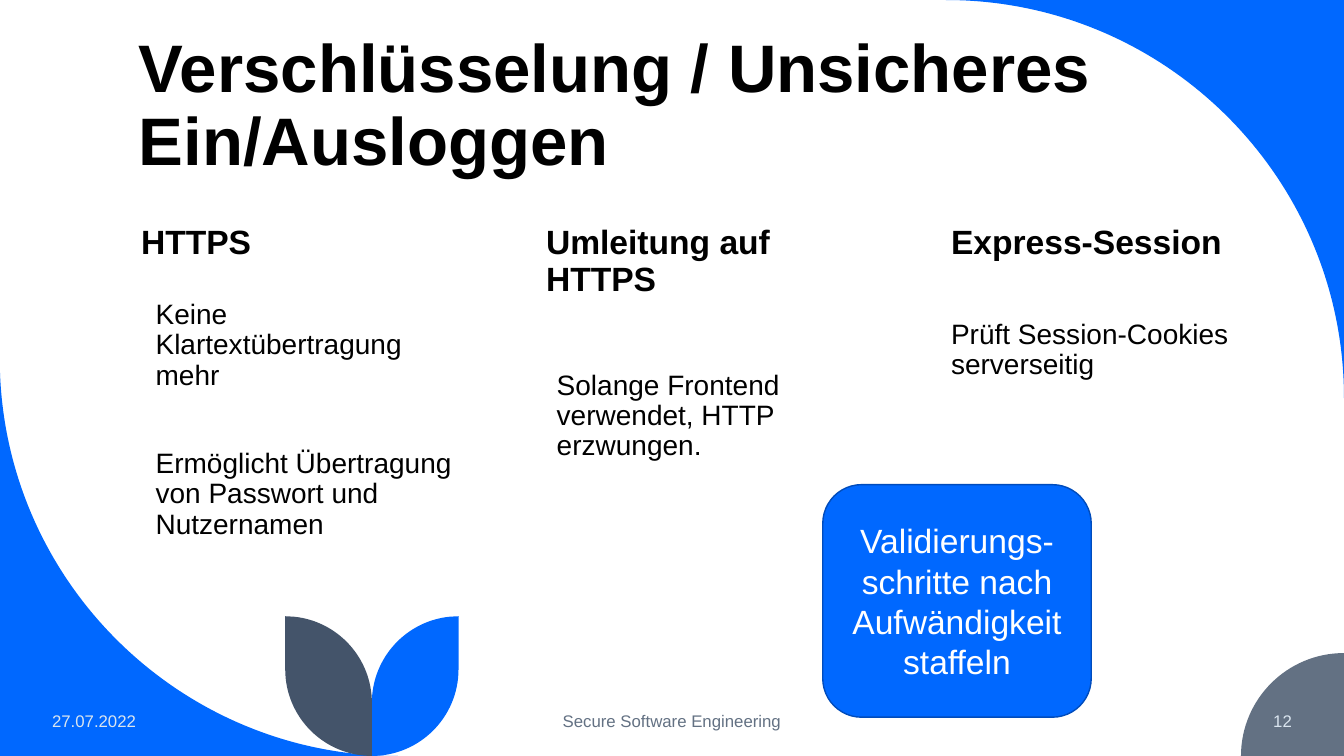
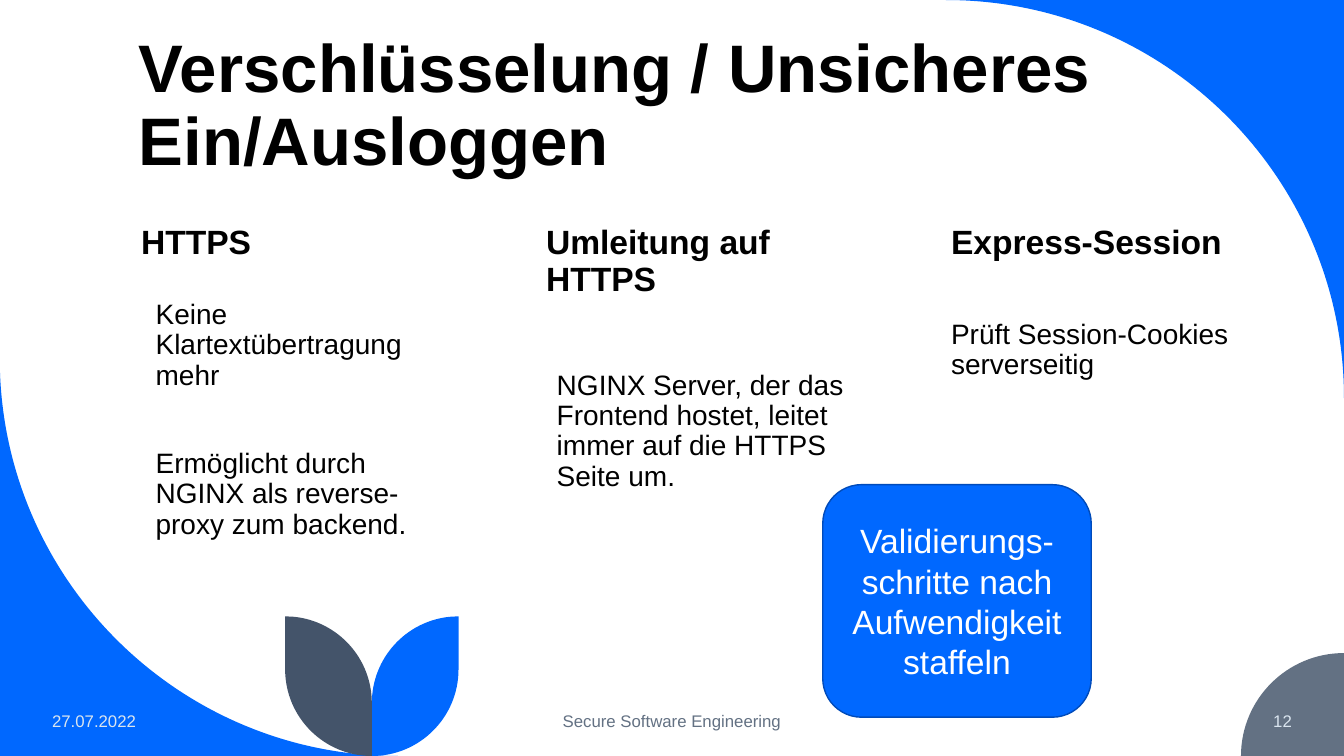
Before and after one commit to BranAndSceolan/SSE-Notes, a slide deck: slide 12 of documentation/Notiz-App.pptx. Drawn at 1344x756 pixels with LibreOffice and Linux fonts; fonts in the diff are those of the drawing. Boxes give left, top, right and bottom in pixels: in the first picture for what was removed or moved away, otherwise in the second. Text is boxed around its words. In the diff, an @@ line names an element or a change of style, - is before the commit and + after.

Commit message:
Updated presentation

```diff
--- a/documentation/Notiz-App.pptx
+++ b/documentation/Notiz-App.pptx
@@ text at (557, 374, 843, 487): text changed @@
-Solange Frontend verwendet, HTTP erzwungen.
+NGINX Server, der das Frontend hostet, leitet immer auf die HTTPS Seite um.
@@ text at (156, 452, 407, 539): text changed @@
-Ermöglicht Übertragung von Passwort und Nutzernamen
+Ermöglicht durch NGINX als reverse-proxy zum backend.
@@ rounded rectangle "Validierungs-" at (823, 485, 1091, 718): outline #004DBD 1 pt to #004BBA 1 pt; proportions changed @@
@@ text in rounded rectangle at (852, 528, 1061, 675): text changed @@
-Validierungs-schritte nach Aufwändigkeit staffeln
+Validierungs-
+schritte nach Aufwendigkeit staffeln
```
Also in this commit, not shown: 30 other slides changed, 3 other files.
